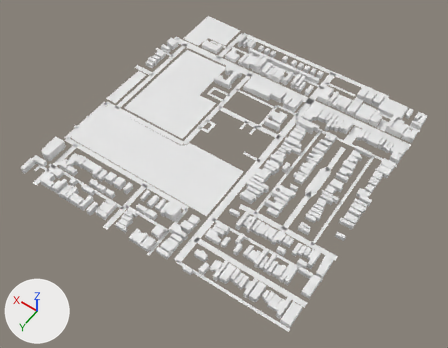
The glTF model app/public/world/tiles/-6_2.lod1.glb, before and after one commit.
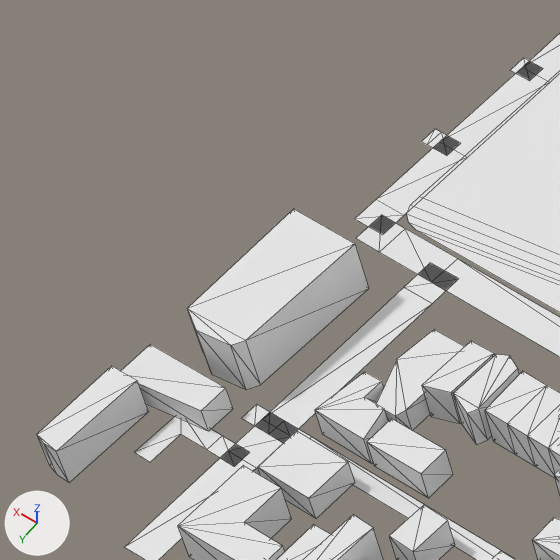
Old and new are each drawn whole from a 50 mm camera at (-3143.0, -669.0, 808.0) aimed at (-2768.0, -1194.0, -16.0) and again close up on the part from 3% to 21% of the width and 31% to 53% of the height. Arrows for +X, +Y and +Z are at lower left; the lights stay in place. The first two pictures are the older version. The close-ups show mesh edges as thin lines. Where no turn or scale is listed for an object, it has been applied to the vertices. Vertices at exactly the same position are counted once.

The first close-up shows 'buildings', 'ground'.
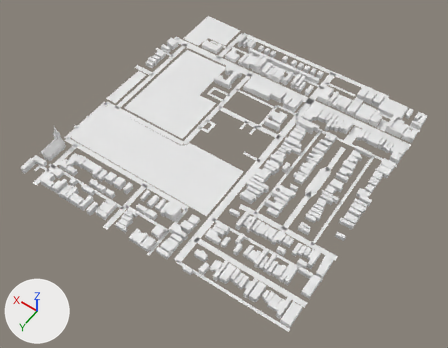
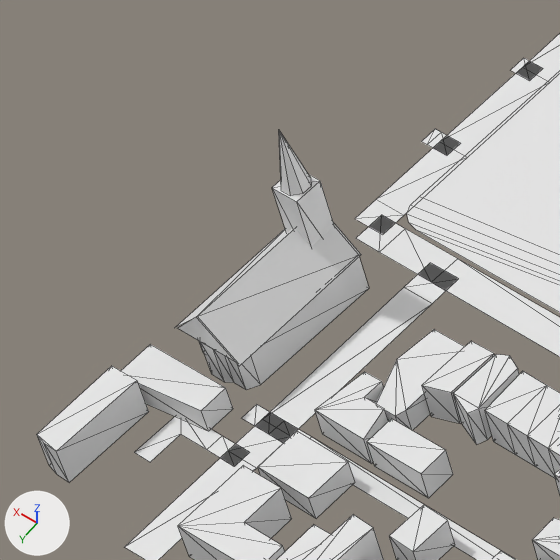
Where the newer file only moved an object's origin or applied its transform, the numbers keep the older frame.

Pixel boxes [x1, y1, x2, y2] of what changed, in the close-ups (560 x 560 px):
'buildings', reshaped
    before: [37, 209, 560, 560]
    after: [37, 131, 560, 560]
part 1 of me_buildings, added
    after: [272, 175, 334, 247]
part 2 of me_buildings, built on
    before: [187, 209, 369, 390]
    after: [175, 131, 369, 390]

What the commit changed:
me_buildings is used by ob_buildings; location (-2751.9, -1241.7, 8.0).
me_buildings had 2634 vertices, 3560 faces and spanned x -255.0..255.0, y -250.0..250.0, z -8.0..8.0.
me_buildings now has 2669 vertices, 3596 faces and spans x -255.0..255.0, y -250.0..250.0, z -8.0..45.0.
me_buildings part 1: the loose piece of 8 vertices spanning x 182.0..189.0, y 171.0..188.0, z -8.0..3.0 is copied, and the copy is scaled about its middle by (1.13, 0.506, 3.01), then moved by (52.0, -7.0, 11.0); it spans x 234.0..242.0, y 168.0..176.0, z -8.0..26.0.
Part 2, on me_buildings:
6 vertices are removed from x 228.0..248.0, y 168.0..208.0, z 8.0.
16 faces are deleted.
27 vertices are added at x 227.0..248.0, y 168.0..209.0, z -8.0..45.0.
6 new vertices lie (0.0, 0.0, 12.0) away from vertices in x 228.0..248.0, y 168.0..208.0, z -8.0.
42 new faces join them.
